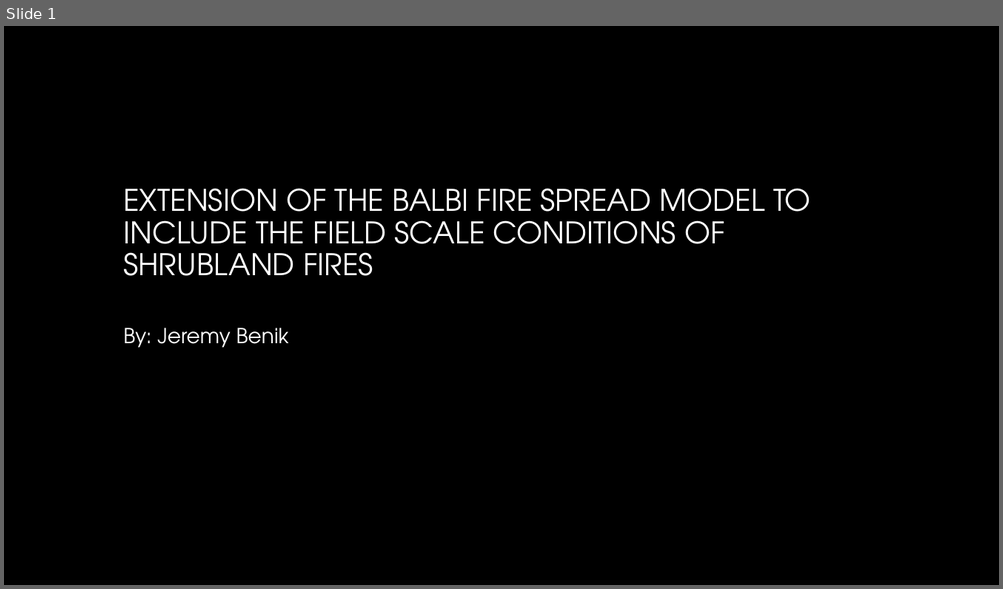
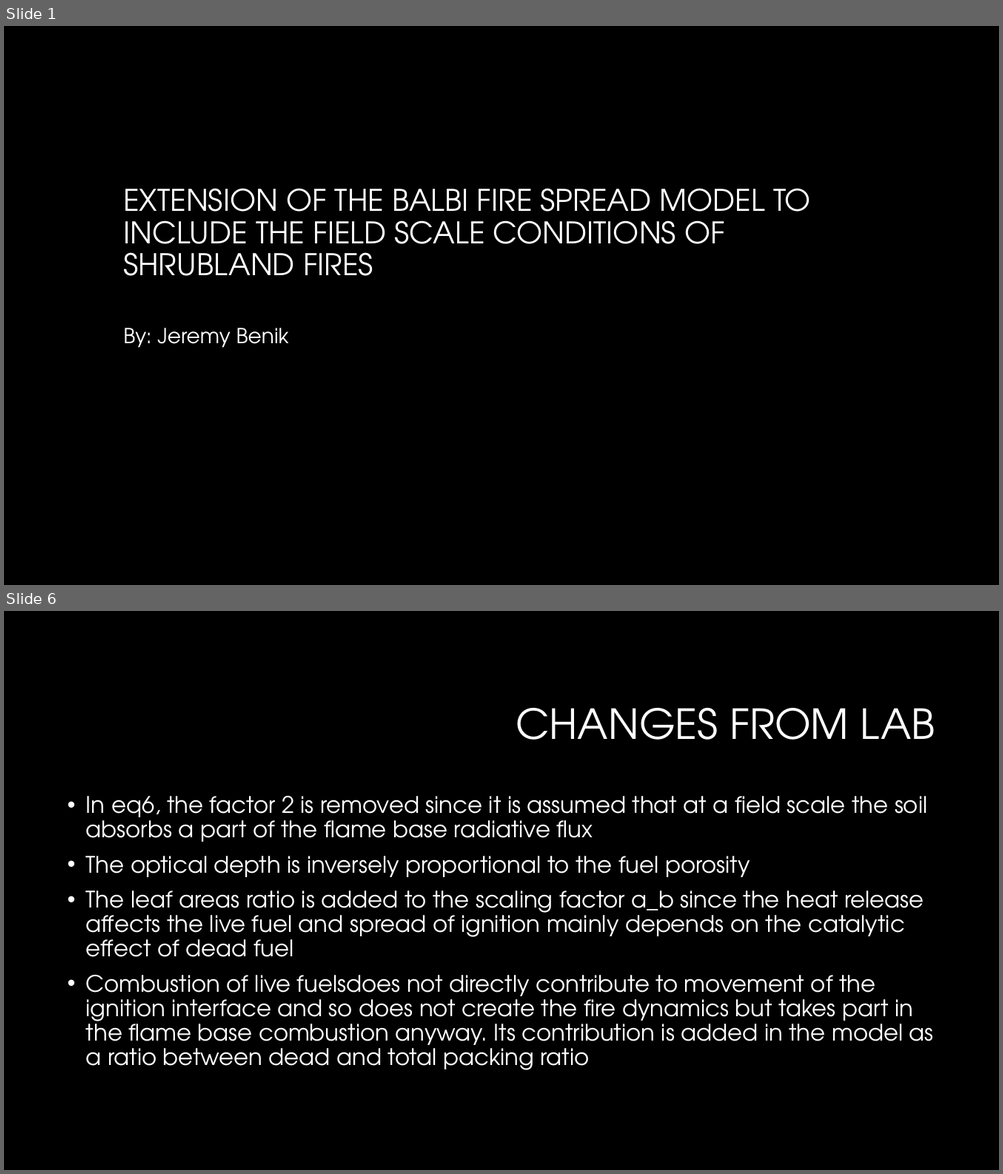
Before and after one commit to Jeremy-Benik/Meeting_Notes, a slide deck: Presentations/Balbi_2022_presentation.pptx. Shown one above the other, each under a label of ours: slide 1 before the commit, slides 1 and 6 after it; the slides between them are not shown. The pictures are 1003x589 and 1003x1174 pixels, drawn with LibreOffice and Linux fonts; fonts in the diff are those of the drawing; background and template pictures are left out. Boxes give left, top, right and bottom in pixels: in the first picture for what was removed or moved away, otherwise in the second. Text is boxed around its words. In the diff, an @@ line names an element or a change of style, - is before the commit and + after.

Commit message:
updating adjustment factors powerpoint and adding in balbi powerpoint

```diff
--- a/Presentations/Balbi_2022_presentation.pptx
+++ b/Presentations/Balbi_2022_presentation.pptx
@@ slide 6 added at <box>4,611,999,1170</box>, background #000000 @@
@@ title added at <box>515,708,935,740</box>, 40 pt, text #FFFFFF @@
+CHANGES FROM LAB
@@ text added at <box>86,796,933,1071</box>, 22 pt, text #FFFFFF @@
+• In eq6, the factor 2 is removed since it is assumed that at a field scale the soil absorbs a part of the flame base radiative flux
+• The optical depth is inversely proportional to the fuel porosity
+• The leaf areas ratio is added to the scaling factor a_b since the heat release affects the live fuel and spread of ignition mainly depends on the catalytic effect of dead fuel
+• Combustion of live fuelsdoes not directly contribute to movement of the ignition interface and so does not create the fire dynamics but takes part in the flame base combustion anyway. Its contribution is added in the model as a ratio between dead and total packing ratio
```
Also in this commit, not shown: 11 other slides added, 1 other file.
